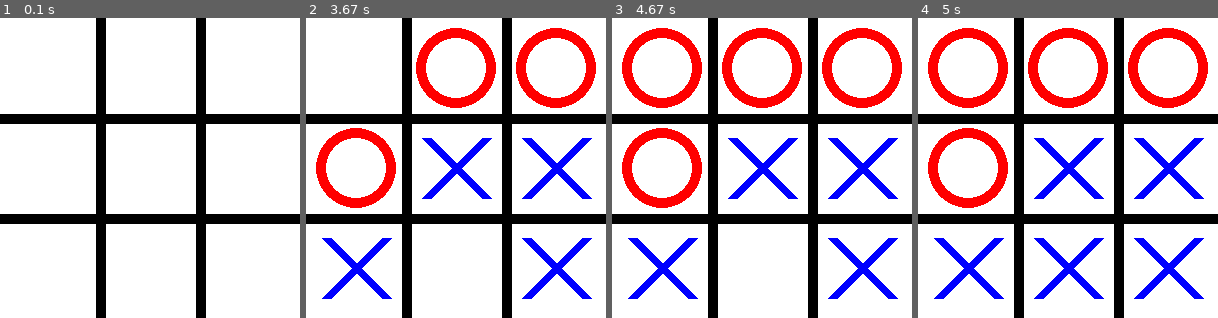
Above: before the commit, frames 1-4 (left to right).
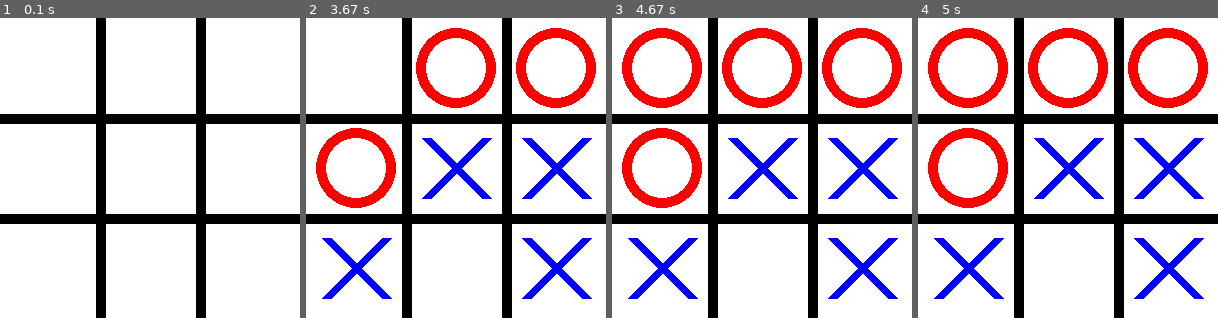
Above: after the commit, the same moments.

Repository: aknim/pygame-ttt
Game: pygame game, started from file.py
Two runs of this game, one before a commit and one after it. Both use one fixed random seed, a clock stepped at 60 frames per second and the inputs below.
Inputs (mouse positions are in pixels of both pictures, inside the frame that each line leads up to):
- Up to frame 1 (0.1 s): no input
- Up to frame 2 (3.67 s): click (456, 168) at 0.38 s; click (345, 138) at 0.72 s; click (378, 261) at 1.05 s; click (534, 57) at 1.95 s; click (567, 270) at 2.28 s; click (483, 90) at 2.62 s; click (564, 204) at 3.52 s
- Up to frame 3 (4.67 s): click (672, 108) at 3.85 s
- Up to frame 4 (5 s): click (1041, 228) at 4.75 s

Frames 1-3 are identical in both runs. In frame 4, 1.3% of the frame differs, in the area x 38-62%, y 73-94%.

Commit message:
Day 3 - 20x2 - Game not clickable once a player wins & Displays in caption

Diff:
--- a/file.py
+++ b/file.py
@@ -14,13 +14,14 @@
 screen = pygame.display.set_mode((WIDTH, HEIGHT))
 pygame.display.set_caption("Tic-Tac-Toe")
 
-print("called")
 
 # Game board: 3x3 grid (initially empty)
 board = [["" for _ in range(3)] for _ in range(3)]
 
 # Variables to track turns and game state
 player_turn = 'X'
+running = True
+game_active = True
 
 def draw_marks():
  for row in range(3):
@@ -46,6 +47,9 @@
  return None
 
 def handle_click(pos):
+ global game_active
+ if (game_active==False) :
+  return
  global player_turn
 
  x, y = pos
@@ -58,6 +62,11 @@
    player_turn = '0'
   else:
    player_turn = 'X'
+  winner = check_winner()
+  if winner:
+   pygame.display.set_caption(f"{winner} wins!")
+   print(f"{winner} wins!")
+   game_active = False
 
 
 # Game loop
@@ -65,6 +74,7 @@
 while running:
  for event in pygame.event.get():
   if event.type == pygame.QUIT:
+   print("quit")
    running = False
   if event.type == pygame.MOUSEBUTTONDOWN:
    handle_click(event.pos)
@@ -88,12 +98,5 @@
 
  pygame.display.update()
 
-winner = check_winner()
-if winner:
- print(f"{winner} wins!")
- running = False
-
-print("ending line?")
-
-pygame.quit()
-sys.exit()
+# pygame.quit()
+# sys.exit()
